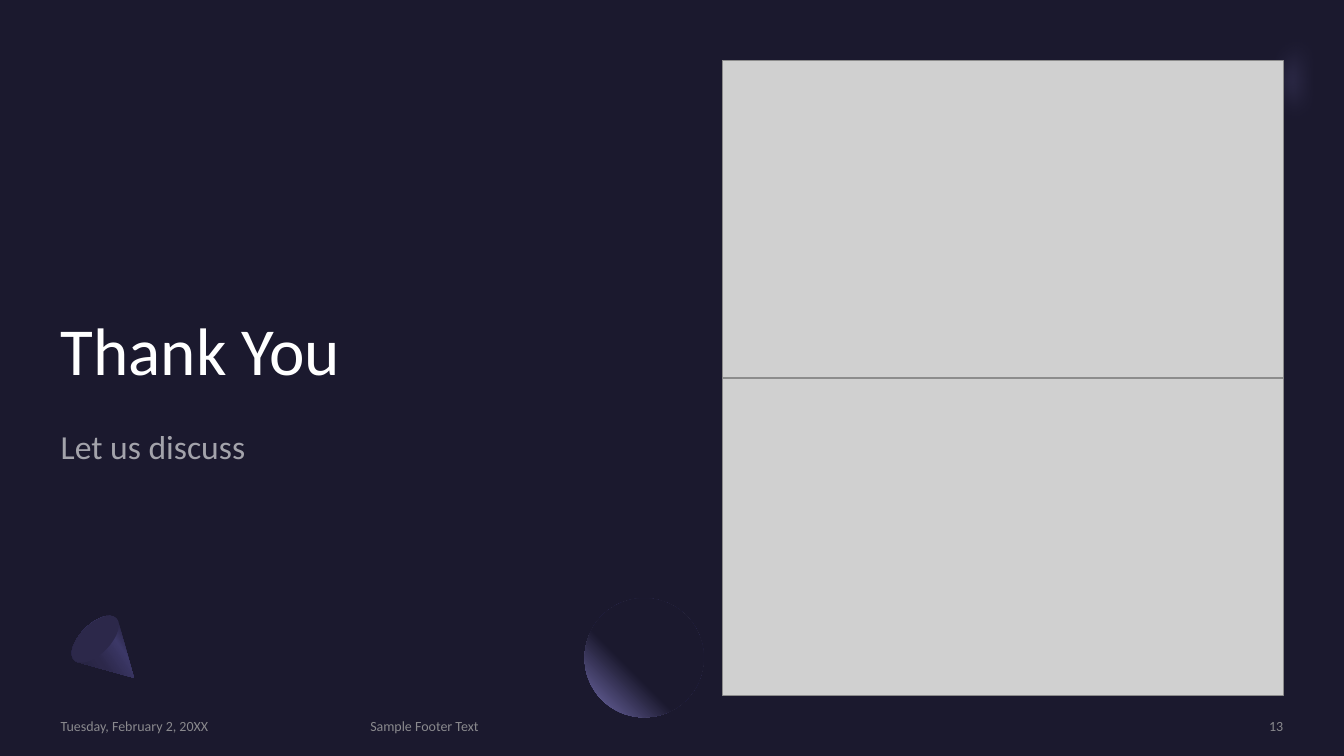
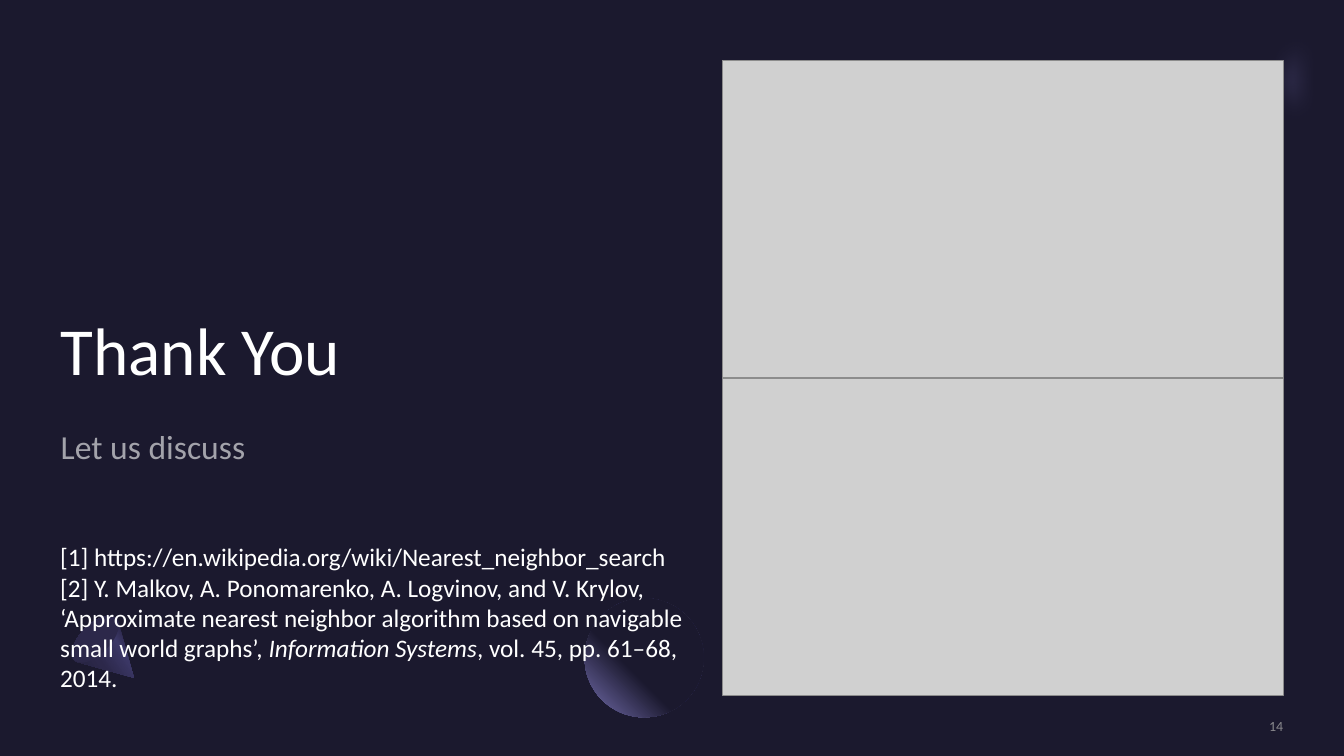
Before and after one commit to Ra0R/approximate-nearest-neighbor, a slide deck: slide 14 of presentation.pptx (slide 13 before the commit). Drawn at 1344x756 pixels with LibreOffice and Linux fonts; fonts in the diff are those of the drawing; grey boxes stand for pictures. Boxes give left, top, right and bottom in pixels: in the first picture for what was removed or moved away, otherwise in the second. Text is boxed around its words. In the diff, an @@ line names an element or a change of style, - is before the commit and + after.

```diff
--- a/presentation.pptx
+++ b/presentation.pptx
@@ text added at (60, 547, 682, 687), 18 pt, text #FFFFFF @@
+[1] https://en.wikipedia.org/wiki/Nearest_neighbor_search
+[2] Y. Malkov, A. Ponomarenko, A. Logvinov, and V. Krylov, ‘Approximate nearest neighbor algorithm based on navigable small world graphs’, Information Systems, vol. 45, pp. 61–68, 2014.
@@ text removed at (61, 721, 208, 733) @@
-Tuesday, February 2, 20XX
@@ text removed at (370, 721, 478, 733) @@
-Sample Footer Text
@@ page number at (1269, 722, 1283, 731): text changed @@
-13
+14
```
Also in this commit, not shown: 12 other slides changed, 1 slide added, 1 slide removed, 2 other files.
